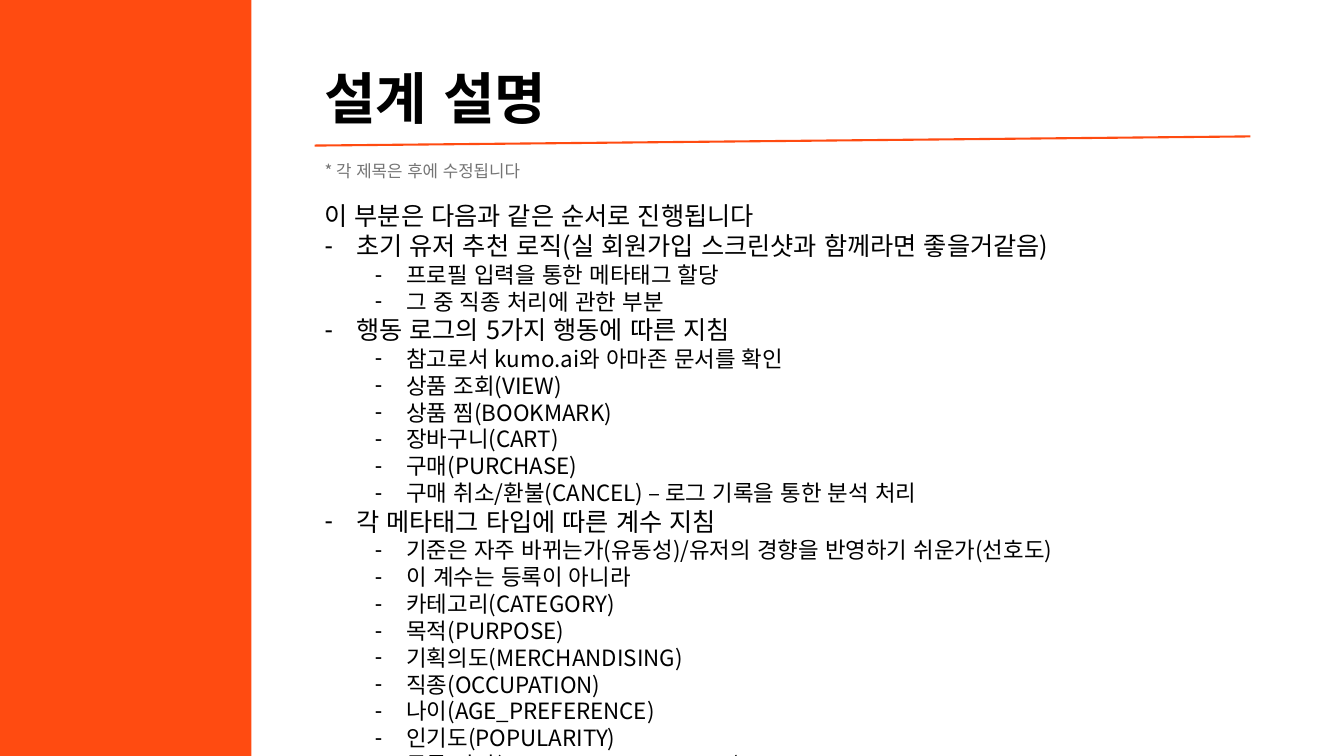
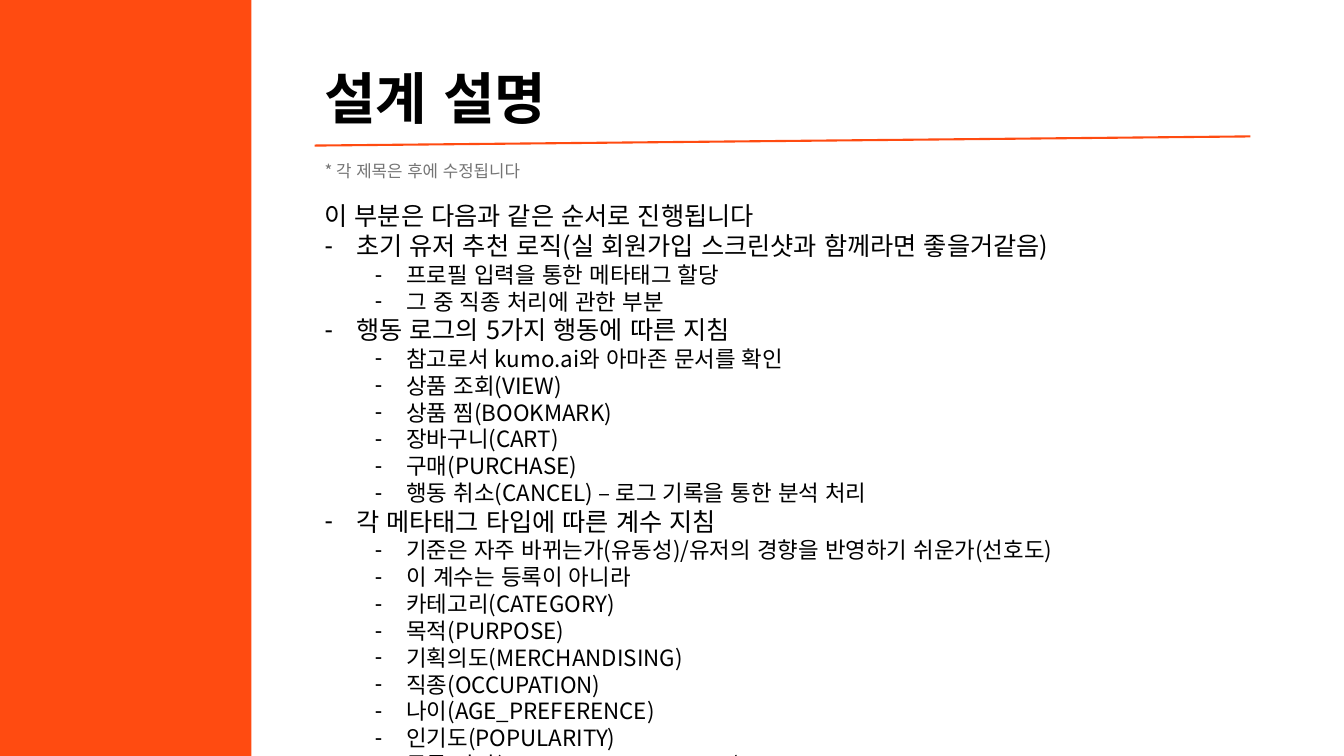
Before and after one commit to kkomakk/hotdogdoc, a slide deck: slide 4 of 최종산출물/4. 포트폴리오/[2조] 26년 5월 30일 멘토링 발표 자료.pptx. Drawn at 1344x756 pixels with LibreOffice and Linux fonts; fonts in the diff are those of the drawing. Boxes give left, top, right and bottom in pixels: in the first picture for what was removed or moved away, otherwise in the second. Text is boxed around its words. In the diff, an @@ line names an element or a change of style, - is before the commit and + after.

Commit message:
[Update] 05/30 멘토링 시각자료

```diff
--- a/최종산출물/4. 포트폴리오/[2조] 26년 5월 30일 멘토링 발표 자료.pptx
+++ b/최종산출물/4. 포트폴리오/[2조] 26년 5월 30일 멘토링 발표 자료.pptx
@@ text at bbox=[406, 482, 866, 506]: text changed @@
-  – 구매 취소/환불(CANCEL) – 로그 기록을 통한 분석 처리
+  – 행동 취소(CANCEL) – 로그 기록을 통한 분석 처리
```
